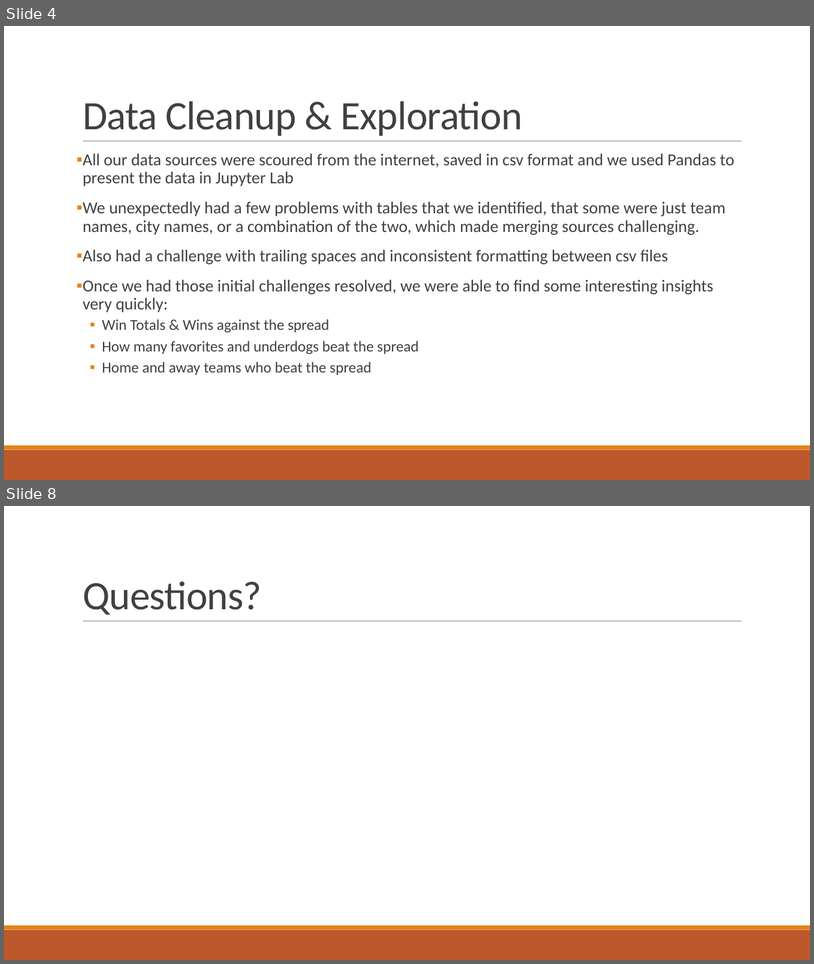
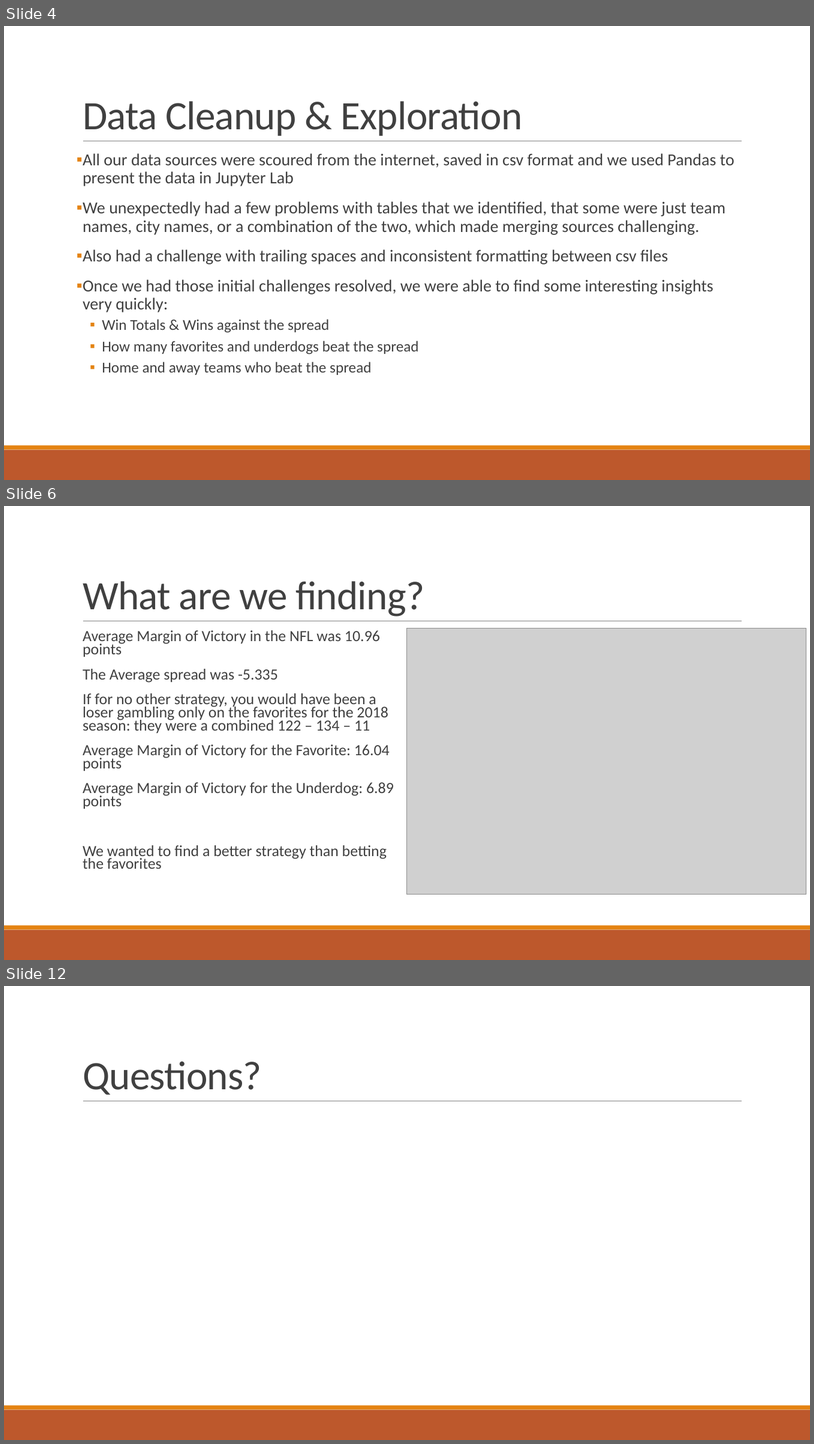
Before and after one commit to allamass95/nfl_spreads, a slide deck: NFL Spreads.pptx. Shown one above the other, each under a label of ours: slides 4 and 8 before the commit, slides 4, 6 and 12 after it; the slides between them are not shown. The pictures are 814x964 and 814x1444 pixels, drawn with LibreOffice and Linux fonts; fonts in the diff are those of the drawing; grey boxes stand for pictures. Boxes give left, top, right and bottom in pixels: in the first picture for what was removed or moved away, otherwise in the second. Text is boxed around its words. In the diff, an @@ line names an element or a change of style, - is before the commit and + after.

```diff
--- a/NFL Spreads.pptx
+++ b/NFL Spreads.pptx
@@ slide 6 added at bbox=[4, 506, 810, 960], background #FFFFFF; not listed: 3 template elements that a slide beside it also shows @@
@@ title added at bbox=[83, 581, 425, 616], 48 pt, text #404040 @@
+What are we finding?
@@ text added at bbox=[83, 630, 394, 868], 18.5 pt, text #404040 @@
+  Average Margin of Victory in the NFL was 10.96 points
+  The Average spread was -5.335
+  If for no other strategy, you would have been a loser gambling only on the favorites for the 2018 season: they were a combined 122 – 134 – 11
+  Average Margin of Victory for the Favorite: 16.04 points
+  Average Margin of Victory for the Underdog: 6.89 points
+  We wanted to find a better strategy than betting the favorites
@@ picture added at bbox=[408, 628, 807, 894] @@
@@ what was slide 8 is now slide 12 @@
```
Also in this commit, not shown: 2 slides changed, 4 other slides added, 1 slide removed, 8 other files.
